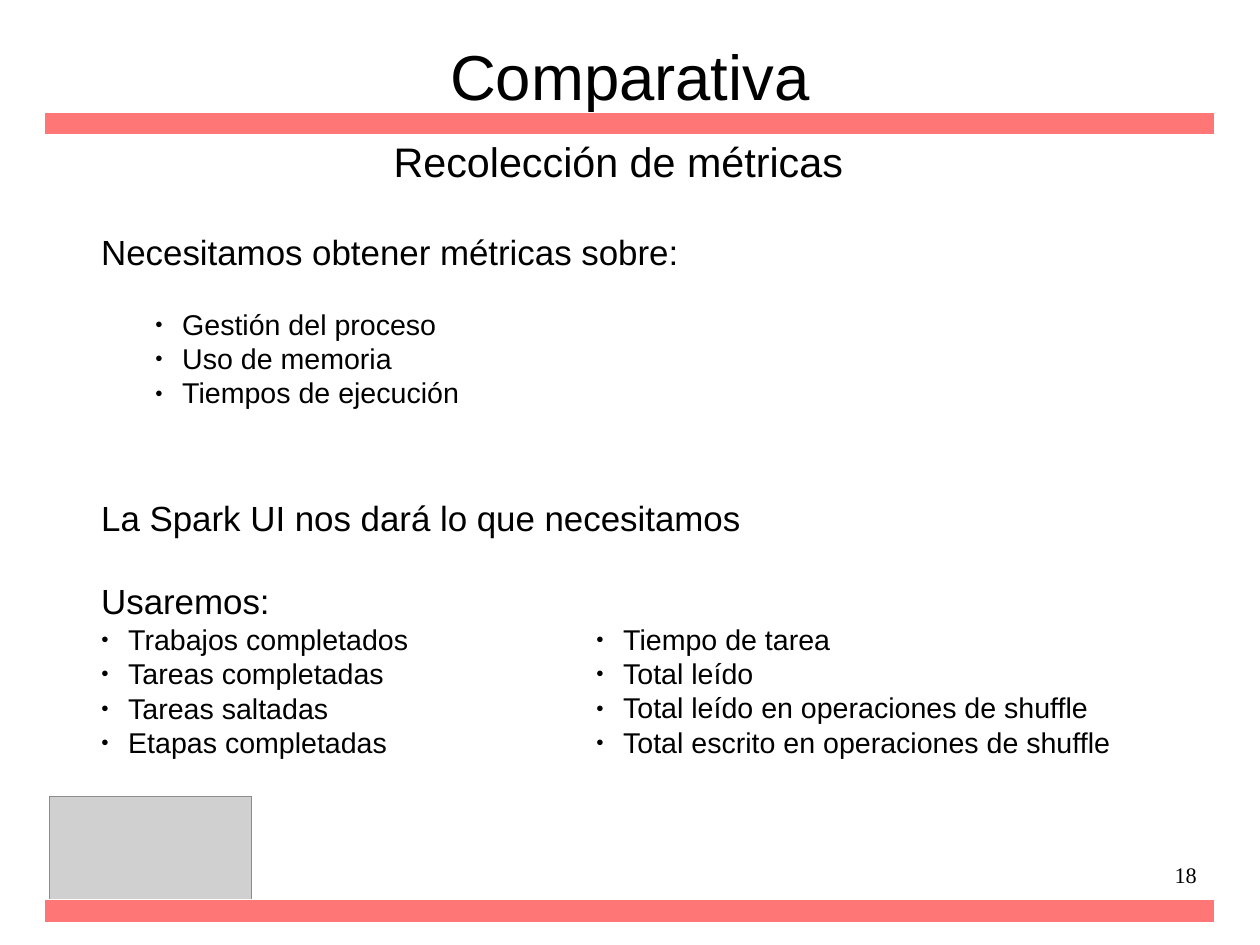
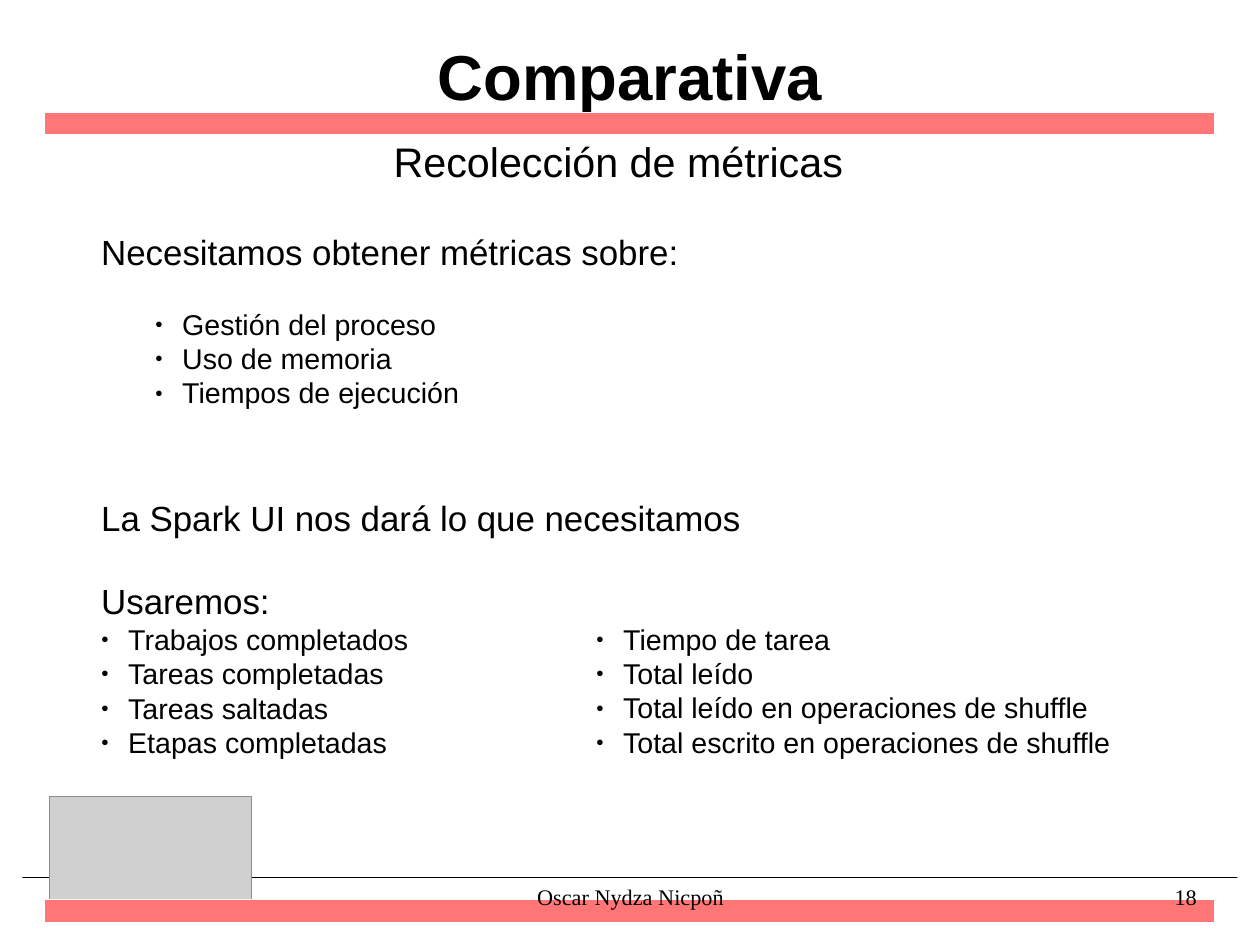
Before and after one commit to nipsn/Spark-TFG, a slide deck: slide 18 of presentacion/diapos.odp. Drawn at 1260x945 pixels with LibreOffice and Linux fonts; fonts in the diff are those of the drawing; grey boxes stand for pictures; background and template pictures are left out. Boxes give left, top, right and bottom in pixels: in the first picture for what was removed or moved away, otherwise in the second. Text is boxed around its words. In the diff, an @@ line names an element or a change of style, - is before the commit and + after.

```diff
--- a/presentacion/diapos.odp
+++ b/presentacion/diapos.odp
@@ title "Comparativa" at bbox=[438, 54, 822, 112]: bold on @@
@@ line added from (23, 878) to (1238, 878), #000000 0.51 pt @@
@@ text added at bbox=[537, 888, 723, 910], 14 pt, text #000000 @@
+Oscar Nydza Nicpoñ
@@ page number: place and size @@
-page number at bbox=[1175, 868, 1197, 884]
+page number at bbox=[1175, 888, 1197, 906]
```
Also in this commit, not shown: 17 other slides changed, 2 slides added, 13 other files.
